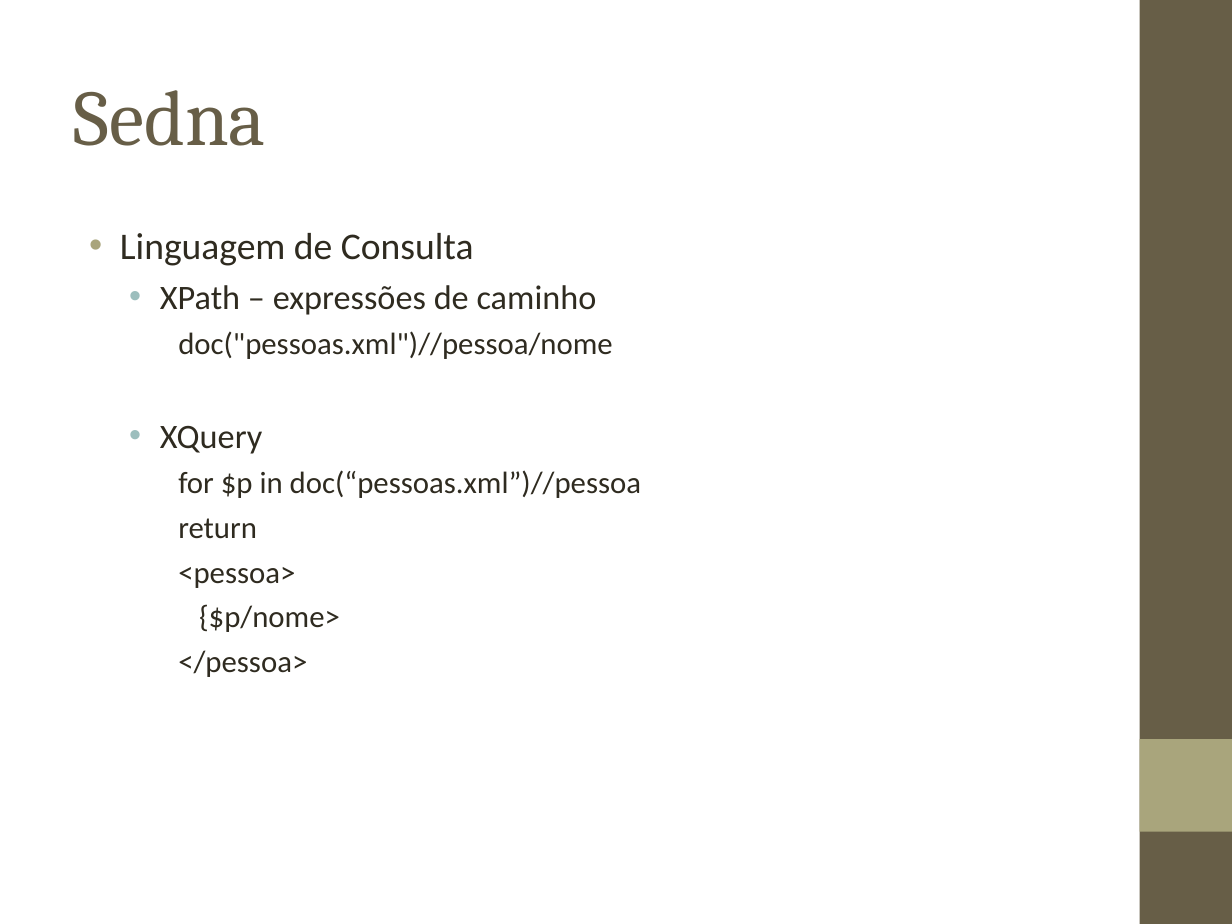
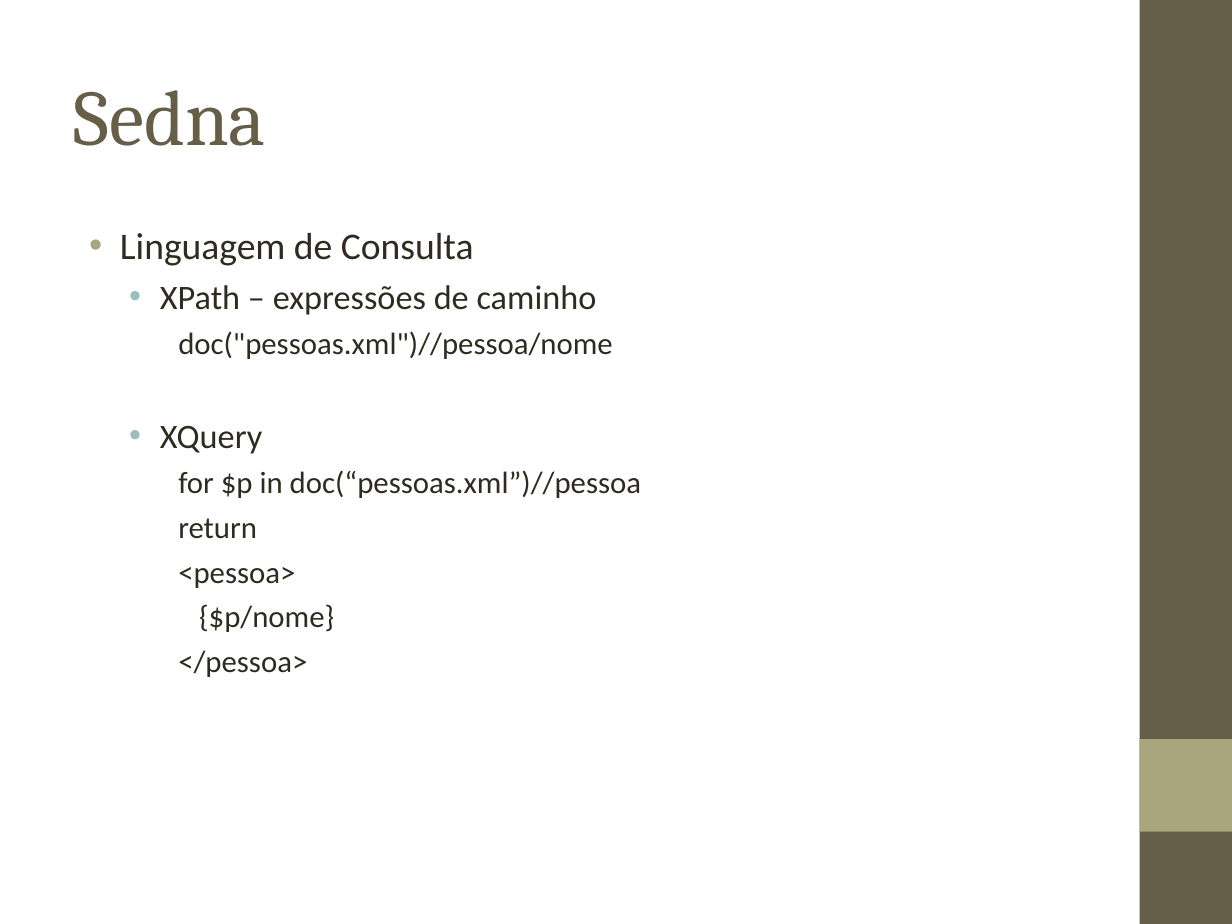
Before and after one commit to biacpaixao/Projeto_Final, a slide deck: slide 7 of apresentacao_projeto_final-v3.ppt (slide 6 before the commit). Drawn at 1232x924 pixels with LibreOffice and Linux fonts; fonts in the diff are those of the drawing; background and template pictures are left out. Boxes give left, top, right and bottom in pixels: in the first picture for what was removed or moved away, otherwise in the second. Text is boxed around its words. In the diff, an @@ line names an element or a change of style, - is before the commit and + after.

```diff
--- a/apresentacao_projeto_final-v3.ppt
+++ b/apresentacao_projeto_final-v3.ppt
@@ text at (x1=199, y1=604, x2=334, y2=632): text changed @@
-    {$p/nome>
+    {$p/nome}
```
Also in this commit, not shown: 5 other slides changed, 1 slide added.
